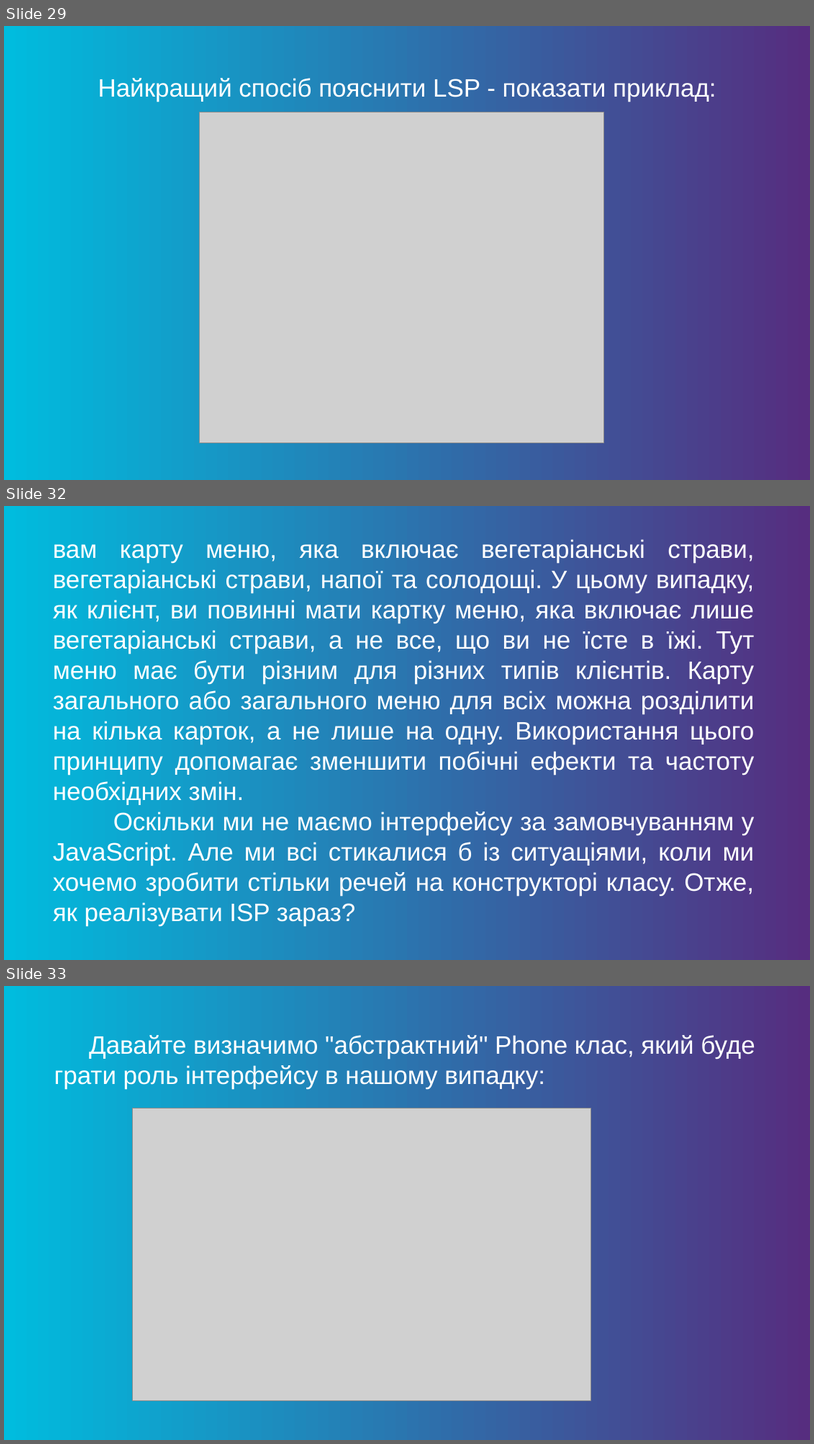
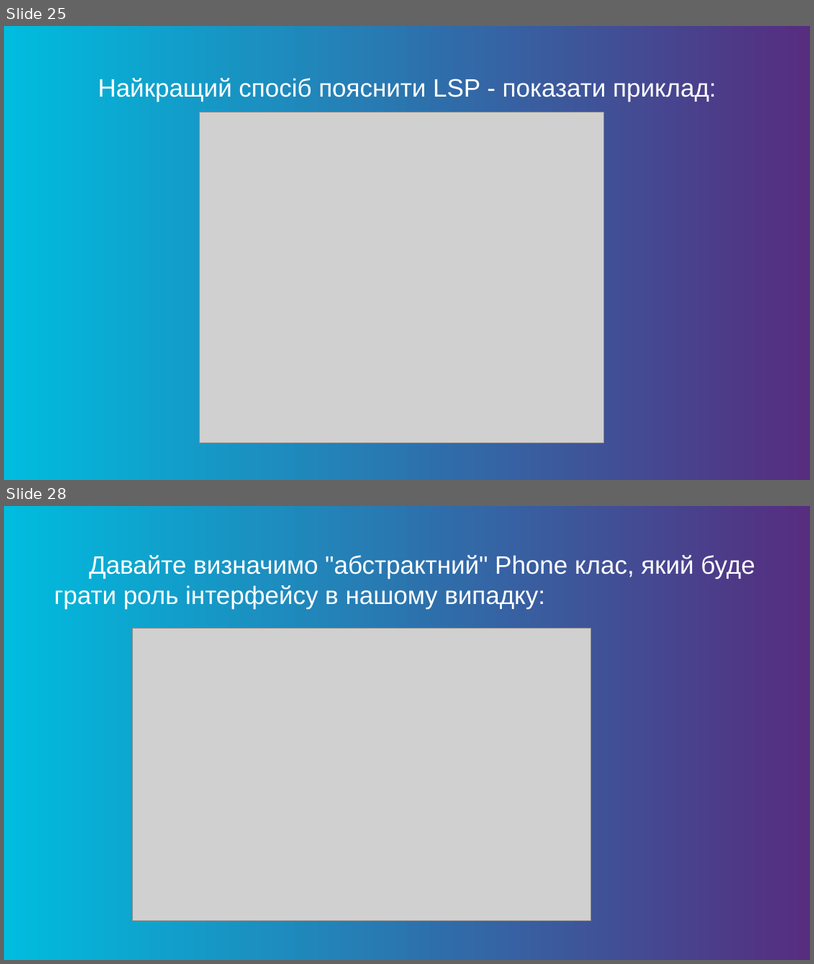
Before and after one commit to idzhersh/HomeWork, a slide deck: clean coding 2020.pptx. Shown one above the other, each under a label of ours: slides 29, 32 and 33 before the commit, slides 25 and 28 after it; the slides between them are not shown. The pictures are 814x1444 and 814x964 pixels, drawn with LibreOffice and Linux fonts; fonts in the diff are those of the drawing; grey boxes stand for pictures; background and template pictures are left out. Boxes give left, top, right and bottom in pixels: in the first picture for what was removed or moved away, otherwise in the second. Text is boxed around its words. In the diff, an @@ line names an element or a change of style, - is before the commit and + after.

```diff
--- a/clean coding 2020.pptx
+++ b/clean coding 2020.pptx
@@ slide 32 removed at (x1=4, y1=506, x2=810, y2=960), background gradient #562D7F to #00BCDE @@
@@ text removed at (x1=53, y1=539, x2=755, y2=895) @@
-вам карту меню, яка включає вегетаріанські страви, вегетаріанські страви, напої та солодощі. У цьому випадку, як клієнт, ви повинні мати картку меню, яка включає лише вегетаріанські страви, а не все, що ви не їсте в їжі. Тут меню має бути різним для різних типів клієнтів. Карту загального або загального меню для всіх можна розділити на кілька карток, а не лише на одну. Використання цього принципу допомагає зменшити побічні ефекти та частоту необхідних змін.
-Оскільки ми не маємо інтерфейсу за замовчуванням у JavaScript. Але ми всі стикалися б із ситуаціями, коли ми хочемо зробити стільки речей на конструкторі класу. Отже, як реалізувати ISP зараз?
@@ what was slide 29 is now slide 25 @@
@@ what was slide 33 is now slide 28 @@
```
Also in this commit, not shown: 8 slides changed, 1 slide added, 5 other slides removed, 1 other file.
